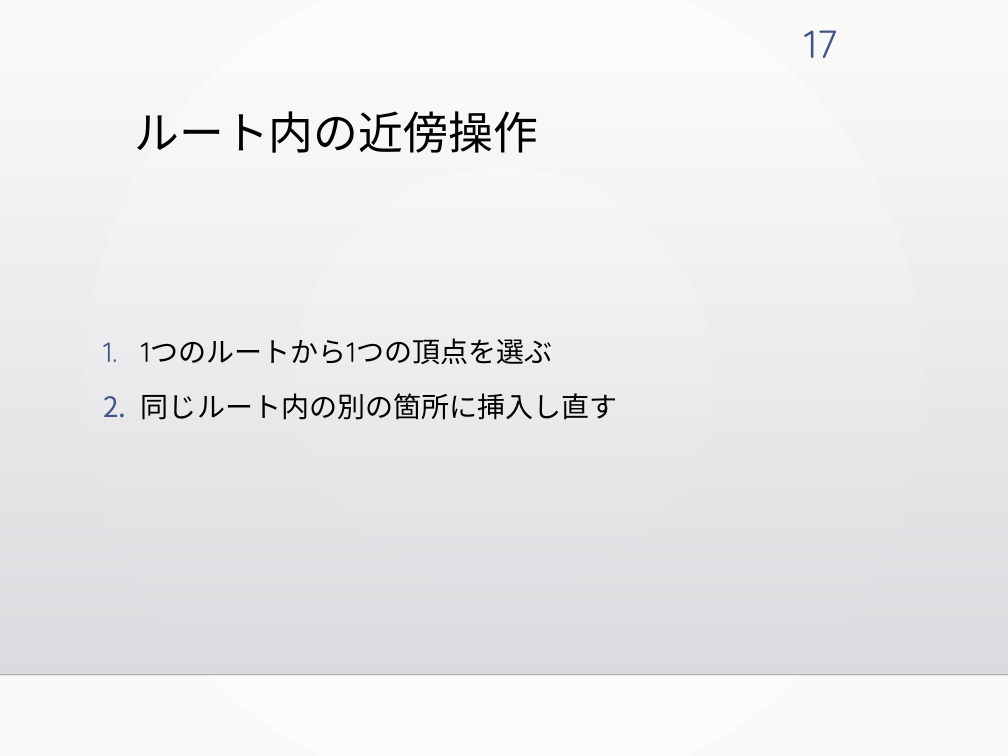
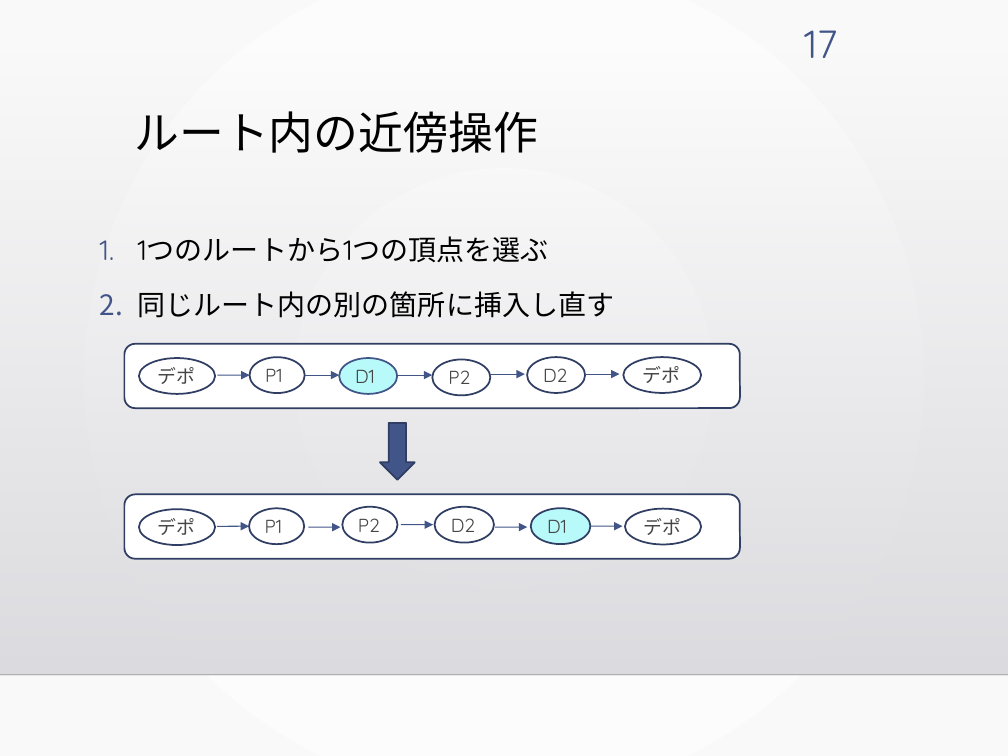
Before and after one commit to kotaro400/DARP, a slide deck: slide 17 of 卒論発表_10分用.pptx. Drawn at 1008x756 pixels with LibreOffice and Linux fonts; fonts in the diff are those of the drawing; background and template pictures are left out. Boxes give left, top, right and bottom in pixels: in the first picture for what was removed or moved away, otherwise in the second. Text is boxed around its words. In the diff, an @@ line names an element or a change of style, - is before the commit and + after.

```diff
--- a/卒論発表_10分用.pptx
+++ b/卒論発表_10分用.pptx
@@ text "1つのルートから1つの頂点を選ぶ": place and size @@
-text "1つのルートから1つの頂点を選ぶ" at bbox=[141, 338, 618, 420]
+text "1つのルートから1つの頂点を選ぶ" at bbox=[138, 236, 615, 318]
@@ rounded rectangle added at bbox=[124, 344, 740, 408], fill #FFFFFF, outline #303F65 1.25 pt @@
@@ ellipse added at bbox=[139, 358, 216, 394], fill #FFFFFF, outline #303F65 1.25 pt, 13.5 pt, text #454545 @@
+デポ
@@ ellipse added at bbox=[250, 357, 305, 393], fill #FFFFFF, outline #303F65 1.25 pt, 13.5 pt, text #454545 @@
+P1
@@ ellipse added at bbox=[339, 358, 397, 394], fill #B8FAFA, outline #415588 1.25 pt, 13.5 pt, text #454545 @@
+D1
@@ ellipse added at bbox=[527, 357, 586, 393], fill #FFFFFF, outline #303F65 1.25 pt, 13.5 pt, text #454545 @@
+D2
@@ ellipse added at bbox=[623, 357, 701, 393], fill #FFFFFF, outline #303F65 1.25 pt, 13.5 pt, text #454545 @@
+デポ
@@ arrow added from (218, 375) to (250, 375), #415588 0.75 pt @@
@@ arrow added from (304, 375) to (339, 375), #415588 0.75 pt @@
@@ arrow added from (398, 375) to (432, 375), #415588 0.75 pt @@
@@ ellipse added at bbox=[432, 360, 491, 396], fill #FFFFFF, outline #303F65 1.25 pt, 13.5 pt, text #454545 @@
+P2
@@ arrow added from (490, 374) to (525, 374), #415588 0.75 pt @@
@@ arrow added from (585, 374) to (620, 374), #415588 0.75 pt @@
@@ down arrow added at bbox=[380, 423, 414, 480], fill #415588, outline #303F65 1.25 pt @@
@@ rounded rectangle added at bbox=[124, 494, 740, 558], fill #FFFFFF, outline #303F65 1.25 pt @@
@@ ellipse added at bbox=[139, 509, 216, 545], fill #FFFFFF, outline #303F65 1.25 pt, 13.5 pt, text #454545 @@
+デポ
@@ ellipse added at bbox=[249, 508, 304, 544], fill #FFFFFF, outline #303F65 1.25 pt, 13.5 pt, text #454545 @@
+P1
@@ ellipse added at bbox=[343, 507, 398, 543], fill #FFFFFF, outline #303F65 1.25 pt, 13.5 pt, text #454545 @@
+P2
@@ ellipse added at bbox=[434, 507, 494, 543], fill #FFFFFF, outline #303F65 1.25 pt, 13.5 pt, text #454545 @@
+D2
@@ ellipse added at bbox=[531, 508, 591, 544], fill #B8FAFA, outline #303F65 1.25 pt, 13.5 pt, text #454545 @@
+D1
@@ ellipse added at bbox=[625, 509, 702, 545], fill #FFFFFF, outline #303F65 1.25 pt, 13.5 pt, text #454545 @@
+デポ
@@ arrow added from (217, 526) to (249, 526), #415588 0.75 pt @@
@@ arrow added from (308, 527) to (341, 527), #415588 0.75 pt @@
@@ arrow added from (401, 525) to (433, 524), #415588 0.75 pt @@
@@ arrow added from (495, 527) to (527, 527), #415588 0.75 pt @@
@@ arrow added from (591, 526) to (623, 526), #415588 0.75 pt @@
```
Also in this commit, not shown: 2 other slides changed.
